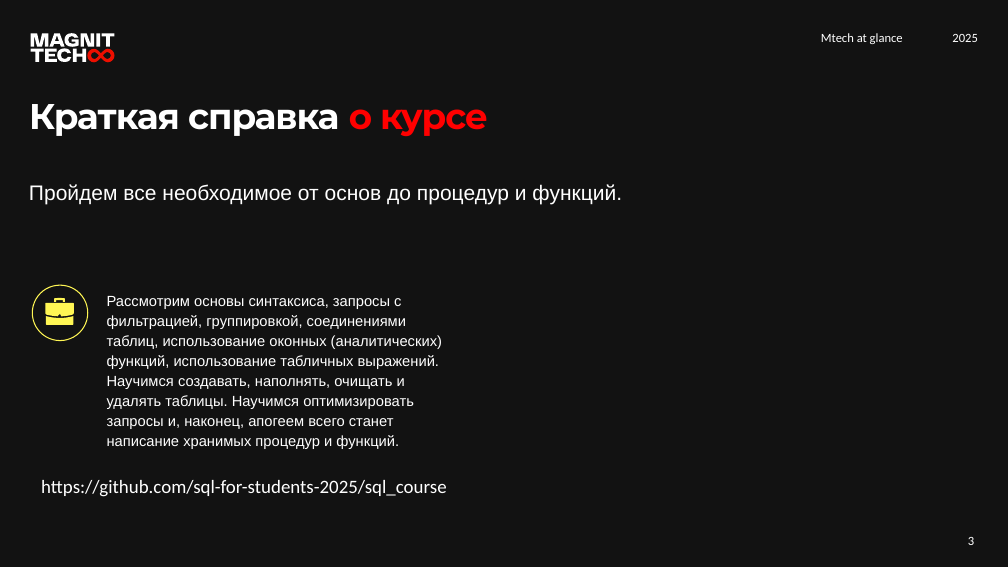
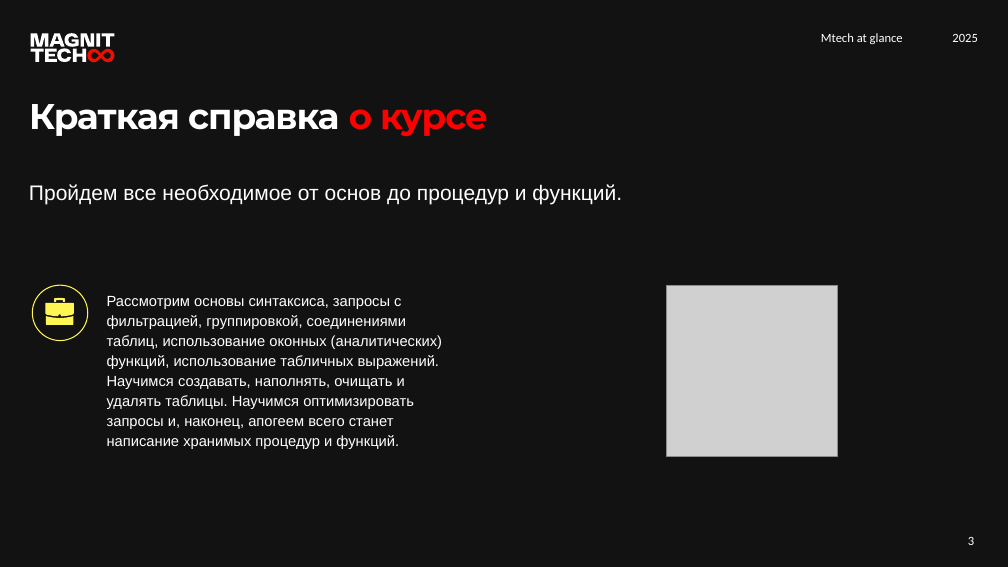
Before and after one commit to sql-for-students-2025/sql_course, a slide deck: slide 3 of lesson1/Занятие 1.pptx. Drawn at 1008x567 pixels with LibreOffice and Linux fonts; fonts in the diff are those of the drawing; grey boxes stand for pictures. Boxes give left, top, right and bottom in pixels: in the first picture for what was removed or moved away, otherwise in the second. Text is boxed around its words. In the diff, an @@ line names an element or a change of style, - is before the commit and + after.

```diff
--- a/lesson1/Занятие 1.pptx
+++ b/lesson1/Занятие 1.pptx
@@ picture added at (667, 285, 838, 456) @@
@@ text removed at (41, 480, 446, 497) @@
-https://github.com/sql-for-students-2025/sql_course
```
Also in this commit, not shown: 1 other slide changed, 3 other files.
